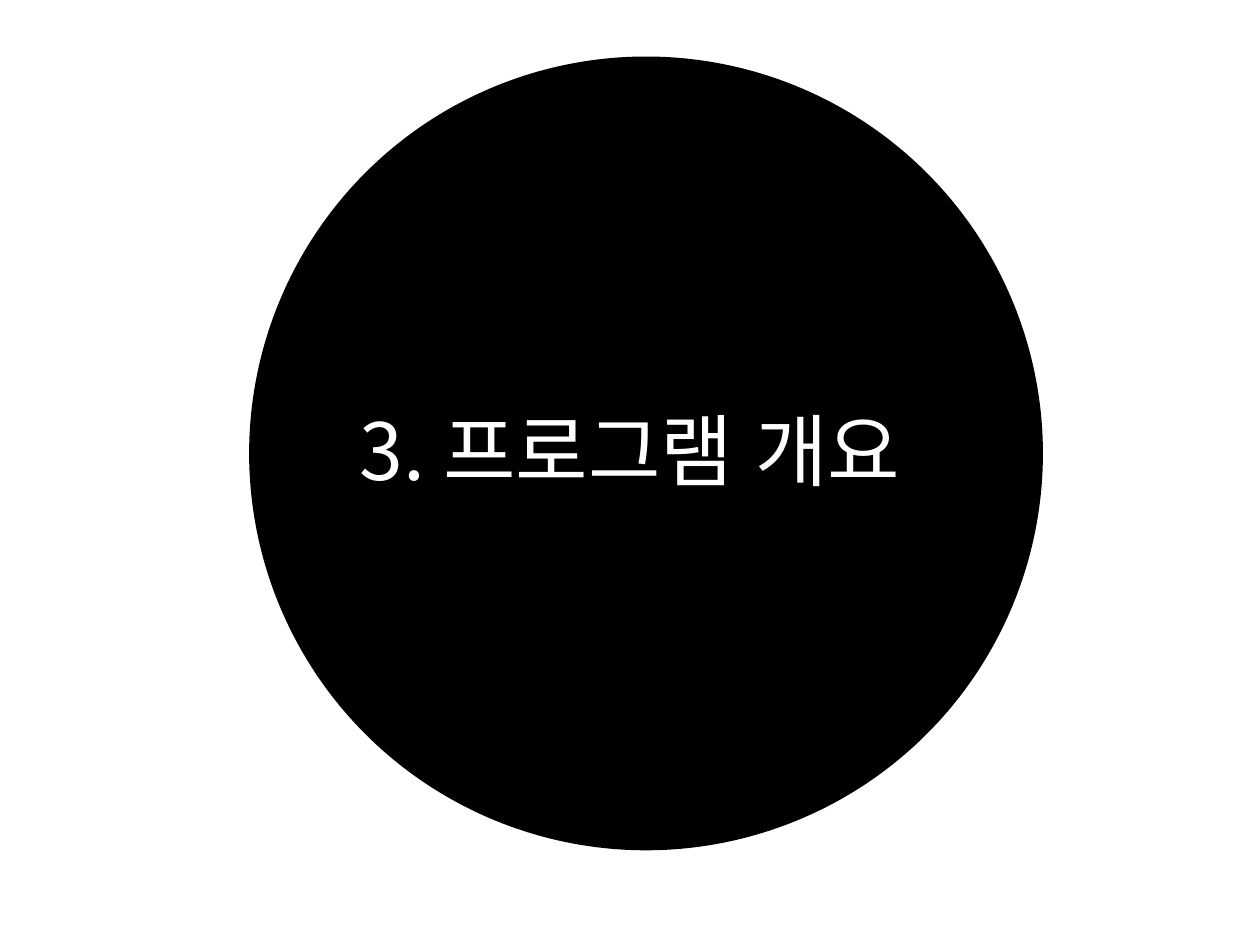
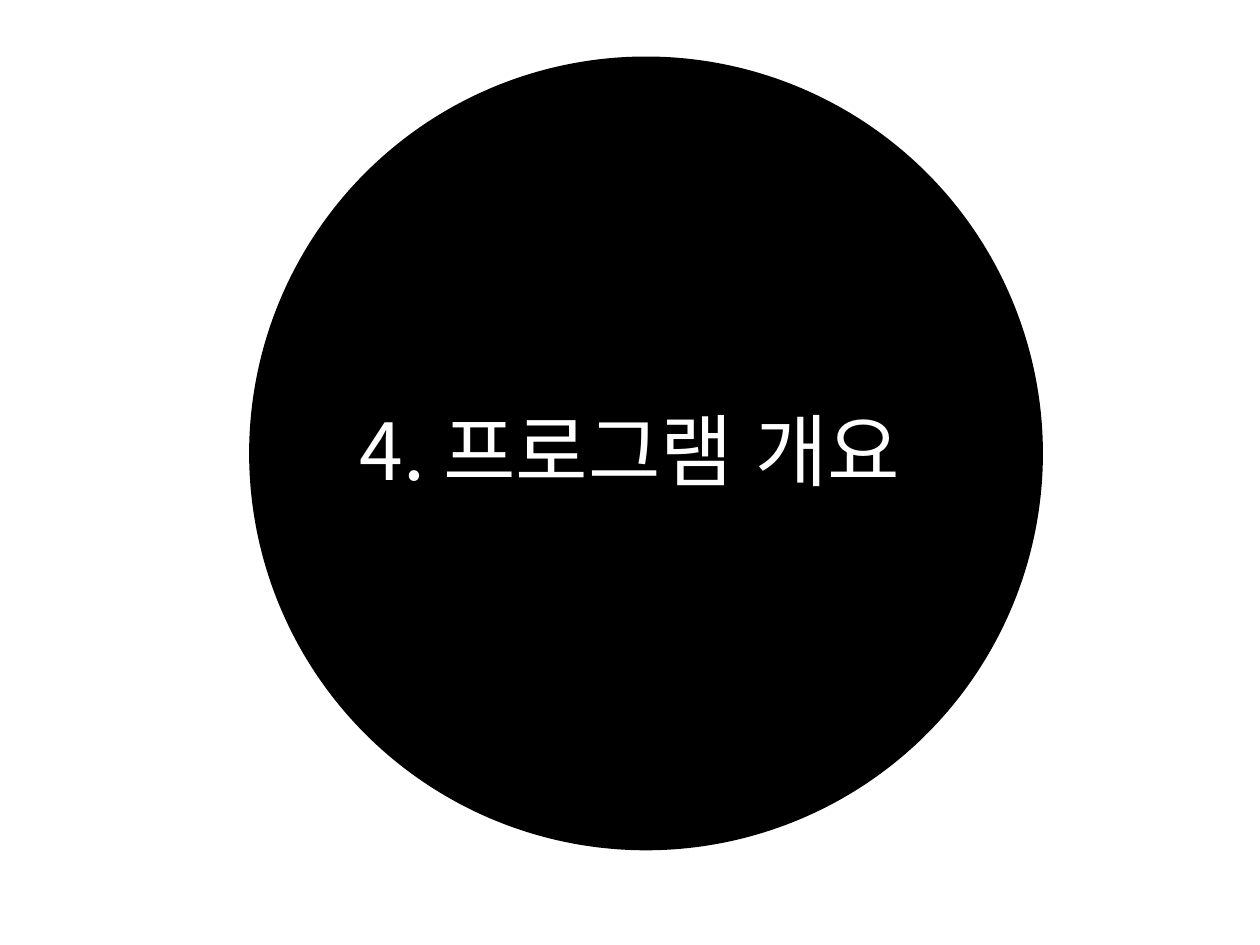
Before and after one commit to ChanJun-Park/AI_Gomoku, a slide deck: slide 13 of 최종보고서.pptx (slide 6 before the commit). Drawn at 1260x945 pixels with LibreOffice and Linux fonts; fonts in the diff are those of the drawing. Boxes give left, top, right and bottom in pixels: in the first picture for what was removed or moved away, otherwise in the second. Text is boxed around its words. In the diff, an @@ line names an element or a change of style, - is before the commit and + after.

```diff
--- a/최종보고서.pptx
+++ b/최종보고서.pptx
@@ title at (360,415,900,486): text changed @@
-3. 프로그램 개요
+4. 프로그램 개요
```
Also in this commit, not shown: 5 other slides changed, 15 slides added, 2 other files.
